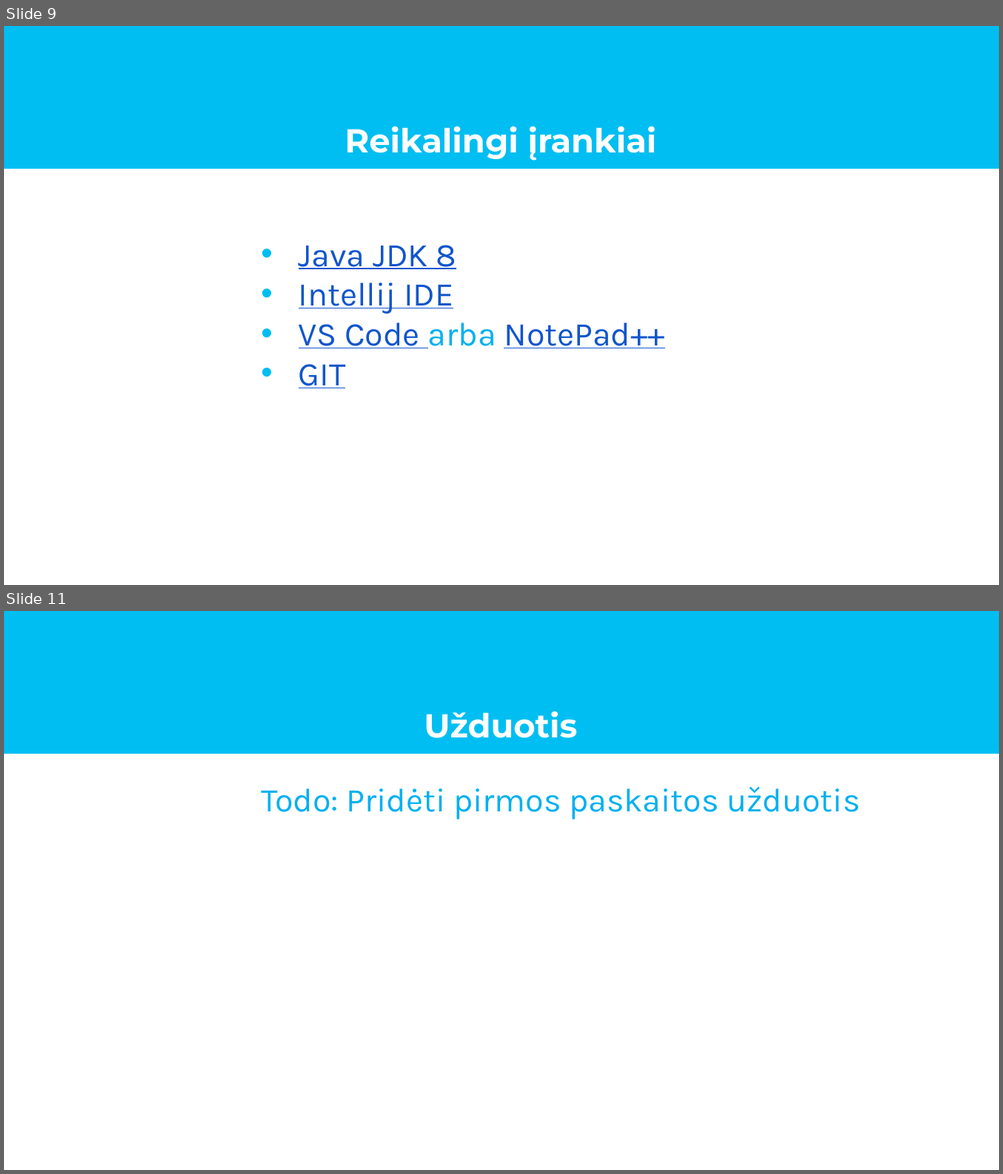
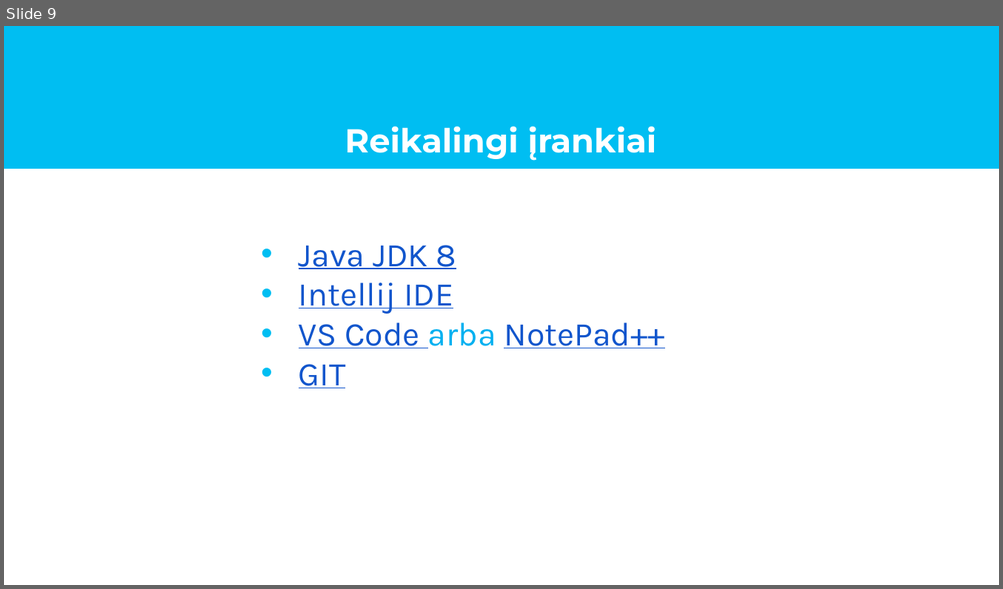
Before and after one commit to vcka/code-academy-java-kursai, a slide deck: introduction/ivadas.pptx. Shown one above the other, each under a label of ours: slides 9 and 11 before the commit, slide 9 after it; the slides between them are not shown. The pictures are 1003x1174 and 1003x589 pixels, drawn with LibreOffice and Linux fonts; fonts in the diff are those of the drawing; background and template pictures are left out. Boxes give left, top, right and bottom in pixels: in the first picture for what was removed or moved away, otherwise in the second. Text is boxed around its words. In the diff, an @@ line names an element or a change of style, - is before the commit and + after.

```diff
--- a/introduction/ivadas.pptx
+++ b/introduction/ivadas.pptx
@@ slide 11 removed at [4, 611, 999, 1170], background picture (left out); not listed: 1 template element that a slide beside it also shows @@
@@ title removed at [424, 711, 577, 738] @@
-Užduotis
@@ text removed at [261, 786, 859, 820] @@
-Todo: Pridėti pirmos paskaitos užduotis
```
Also in this commit, not shown: 1 slide changed, 1 other slide removed.
